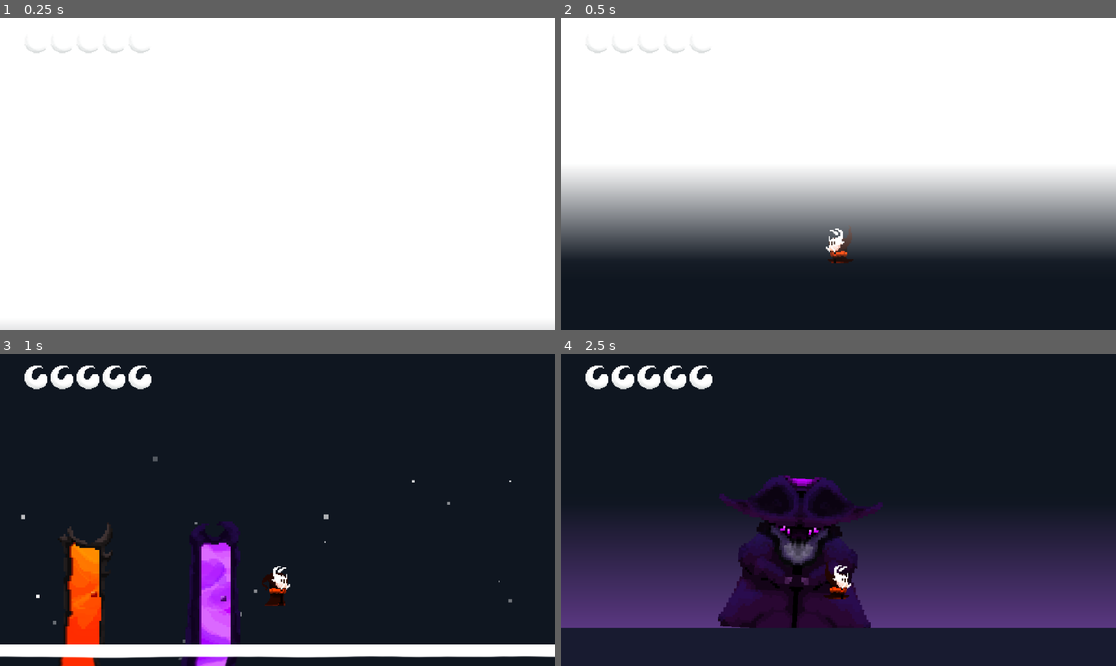
Above: before the commit, frames 1-4 (two rows, left to right).
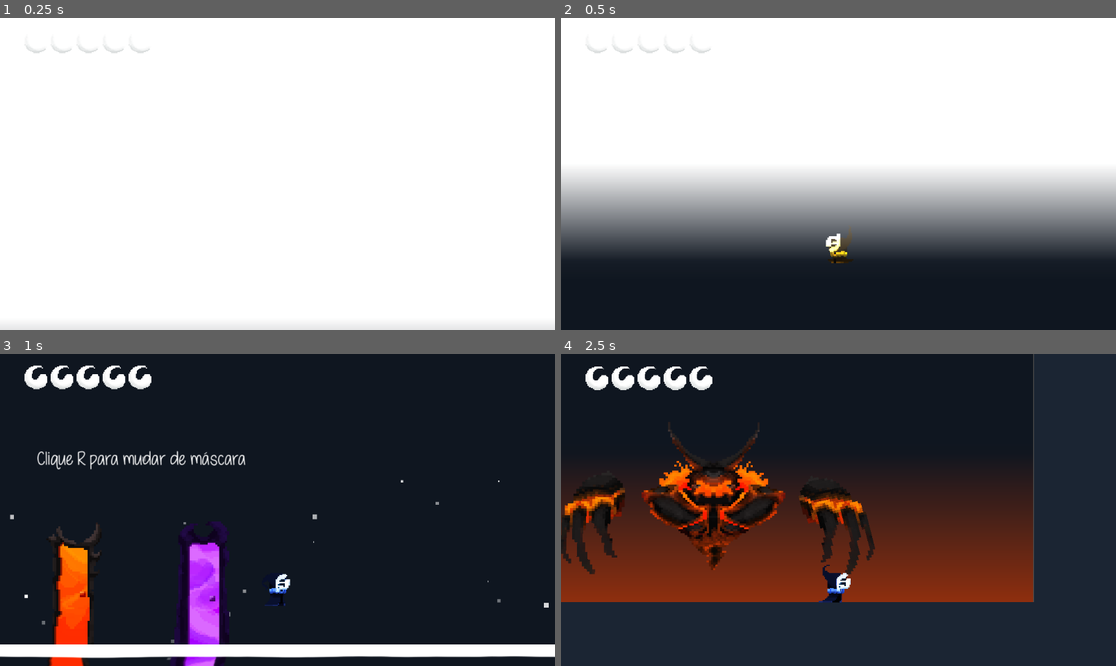
Above: after the commit, the same moments.

Repository: Paixonite/Maskara
Game: Godot game, scene res://Scenes/limbo.tscn
Same seed, same stepped clock (60 frames per second), same inputs: the game is played once before the commit and once after it. The project has no main scene, so this scene is started directly.
Inputs (mouse positions are in pixels of both pictures, inside the frame that each line leads up to):
- Up to frame 1 (0.25 s): no input
- Up to frame 2 (0.5 s): no input
- Up to frame 3 (1 s): move the mouse to (399, 494) at 0.52 s; hold Right (ui_right) from 0.53 s (still down); click (399, 494) at 0.6 s; tap Up (jump) at 0.77 s; tap R (switch, bound only after the commit) at 0.8 s
- Up to frame 4 (2.5 s): move the mouse to (727, 525) at 1.27 s; release Right (ui_right) at 1.28 s; hold Left (ui_left) 1.28-2.03 s; tap R (switch, bound only after the commit) at 1.35, 2.3 s; tap Up (jump) at 1.52 s; click (727, 525) at 1.55 s; move the mouse to (894, 441) at 2.02 s; hold Right (ui_right) from 2.03 s (still down); hold W (aim) from 2.03 s (still down)

Frame 1 is identical in both runs. In frame 2, 0.2% of the frame differs, in the area x 47-52%, y 67-79%; in frame 3, 6.0%; in frame 4, 43%, in the area x 0-100%, y 0-88%.

Commit message:
Add files via upload

Diff:
--- a/Scenes/Bosses/Anger_Boss/anger_attack.gd
+++ b/Scenes/Bosses/Anger_Boss/anger_attack.gd
@@ -8,6 +8,7 @@
 func _ready() -> void:
 	originalPosition = position
 	originalScale = scale
+	damageActive = false
 
 func _process(delta: float) -> void:
 	var parent = get_parent()
@@ -23,10 +24,12 @@
 func attack(target:Node2D) :
 	var tween = create_tween()
 	var parent = get_parent()
+	damageActive = true
 	tween.tween_property(self, "scale", scale*1.3, 0.01).set_trans(Tween.TRANS_SINE).set_ease(Tween.EASE_IN_OUT)
 	tween.tween_property(self, "scale", originalScale, 0.5).set_trans(Tween.TRANS_QUINT).set_ease(Tween.EASE_IN_OUT)
 	tween.tween_property(self, "global_position", Vector2(target.position.x, 560), 0.2).set_trans(Tween.TRANS_QUINT).set_ease(Tween.EASE_IN_OUT)
 	get_tree().create_timer(0.7).timeout.connect(func():
+		damageActive = false
 		get_parent().get_node("AudioStreamPlayer").stream = load("res://Sounds/explosion-312361.mp3")
 		get_parent().get_node("AudioStreamPlayer").play()
 		#if get_parent().camera_to_shake : get_parent().camera_to_shake.start_shake();
--- a/Scenes/Bosses/Anger_Boss/anger_boss.gd
+++ b/Scenes/Bosses/Anger_Boss/anger_boss.gd
@@ -5,7 +5,7 @@
 @export var frictionFactor: float = 0.9
 @export var speed: float = 100.0
 @export var speedLimit: float = 400.0
-@export var totalHealth: int = 60
+@export var totalHealth: int = 100
 @export var firePillars:PackedScene
 @export var fire:PackedScene
 
@@ -24,10 +24,12 @@
 var lastHand
 var yFactor = 0;
 
+
+
 var difficultFactor = 1
 
 func _ready() -> void:
-	health = totalHealth
+	health = 2
 	lastHand = rng.randi_range(0, 1)
 
 func _process(delta: float) -> void:
@@ -73,10 +75,26 @@
 
 
 	if health <= 0 :
+		if not $Roar.playing :
+			$Roar.play()
+		$Death.emitting = true
 		camera_to_shake.start_shake()
 		attacking = true
-		get_tree().create_timer(2).timeout.connect(func():
+		$Left.damageActive = false
+		$Right.damageActive = false
+		$DamageHitbox.damageableActive = false
+		get_tree().create_timer(6).timeout.connect(func():
+			vel.y += 10
+		)
+		get_parent().get_node("Mask").visible = true
+
+		get_tree().create_timer(8).timeout.connect(func():
+			get_parent().get_node("Mask").get_node("Sprite2D").visible = true
+			get_parent().get_node("Mask").get_node("CollisionShape2D").disabled = false
 			queue_free()
+		)
+		get_tree().create_timer(7).timeout.connect(func():
+			get_parent().get_node("Mask").get_node("CPUParticles2D").emitting = true
 		)
 
 func set_fire() :
--- a/Scenes/Bosses/Anger_Boss/anger_boss.tscn
+++ b/Scenes/Bosses/Anger_Boss/anger_boss.tscn
@@ -12,8 +12,10 @@
 [ext_resource type="Script" uid="uid://dig64xr3y0rcw" path="res://Scenes/Bosses/Anger_Boss/anger_boss.gd" id="12_oykgf"]
 [ext_resource type="AudioStream" uid="uid://cu4teb1cfd3uy" path="res://Sounds/Terraria Calamity Mod Music - _Unholy Insurgency_ - Theme of Providence, The Profaned God [6Q57JfIz2Mg].mp3" id="12_wm2br"]
 [ext_resource type="AudioStream" uid="uid://cvsw68ddh8xhh" path="res://Sounds/monster-roar_mixdown2-99874.mp3" id="13_d2gee"]
+[ext_resource type="Script" uid="uid://bkqvstbjqoufg" path="res://Scenes/Bosses/Anger_Boss/anger_mask.gd" id="14_44c7c"]
 [ext_resource type="Script" uid="uid://bi251fhfy5shg" path="res://Scenes/Bosses/Anger_Boss/damage_hitbox.gd" id="15_ai084"]
 [ext_resource type="Shader" uid="uid://5upu7klafshg" path="res://Shaders/flash.gdshader" id="15_cktsn"]
+[ext_resource type="Texture2D" uid="uid://fjtqdcfpbe0" path="res://Sprites/Masks/angry.png" id="15_y8tsx"]
 
 [sub_resource type="ShaderMaterial" id="ShaderMaterial_y8tsx"]
 shader = ExtResource("15_cktsn")
@@ -47,6 +49,8 @@
 
 [sub_resource type="GradientTexture2D" id="GradientTexture2D_44c7c"]
 gradient = SubResource("Gradient_oykgf")
+
+[sub_resource type="CircleShape2D" id="CircleShape2D_44c7c"]
 
 [node name="AngerBoss" type="Node2D" groups=["enemy"]]
 position = Vector2(-2, 0)
@@ -110,6 +114,19 @@
 [node name="Roar" type="AudioStreamPlayer" parent="Anger_Boss"]
 stream = ExtResource("13_d2gee")
 volume_db = -10.0
+
+[node name="Death" type="CPUParticles2D" parent="Anger_Boss"]
+z_index = -2
+position = Vector2(-1.2694732, 55.293133)
+emitting = false
+amount = 438
+emission_shape = 1
+emission_sphere_radius = 128.0
+orbit_velocity_min = -1.0
+orbit_velocity_max = 1.0
+scale_amount_min = 5.0
+scale_amount_max = 10.0
+color = Color(1, 0.3254902, 0, 1)
 
 [node name="Foreground" type="Node2D" parent="."]
 position = Vector2(244, 455)
@@ -187,3 +204,33 @@
 rotation = -1.5707964
 scale = Vector2(26.6, 21.720001)
 texture = SubResource("GradientTexture2D_44c7c")
+
+[node name="Mask" type="Area2D" parent="."]
+z_index = -1
+position = Vector2(403.00003, 405)
+scale = Vector2(3.7857985, 3.389803)
+script = ExtResource("14_44c7c")
+
+[node name="Sprite2D" type="Sprite2D" parent="Mask"]
+visible = false
+texture_filter = 1
+position = Vector2(-7.6602154, 1.7700148)
+texture = ExtResource("15_y8tsx")
+
+[node name="CPUParticles2D" type="CPUParticles2D" parent="Mask"]
+z_index = -2
+emitting = false
+amount = 1000
+lifetime = 5.41
+emission_shape = 1
+emission_sphere_radius = 7.6
+angular_velocity_min = -1.0
+angular_velocity_max = 1.0
+orbit_velocity_min = -1.0
+orbit_velocity_max = 1.0
+scale_amount_min = 2.0
+scale_amount_max = 8.0
+
+[node name="CollisionShape2D" type="CollisionShape2D" parent="Mask"]
+shape = SubResource("CircleShape2D_44c7c")
+disabled = true
--- /dev/null
+++ b/Scenes/Bosses/Anger_Boss/anger_mask.gd
@@ -0,0 +1,9 @@
+extends Mask
+var a = 0
+
+func _ready() -> void:
+	mask_value = MaskHolder.Masks.ANGRY
+
+func _process(delta: float) -> void:
+	position.y += cos(a)
+	a += 0.1
--- a/Scenes/Bosses/Fear_Boss/fear_boss.gd
+++ b/Scenes/Bosses/Fear_Boss/fear_boss.gd
@@ -19,7 +19,7 @@
 var difficultFactor = 1
 
 func _ready() -> void:
-	health = totalHealth
+	health = 2
 
 func _physics_process(delta: float) -> void:
 	if health <= totalHealth/2 and difficultFactor == 1:
@@ -30,20 +30,45 @@
 		camera_to_shake.start_shake()
 		attacking = false
 
-	#if not attacking:
-	acc.x += target.position.x-position.x
-	acc = acc.normalized()
-	vel += acc
-	vel *= 0.9
-	position += vel*difficultFactor
-	rotate(deg_to_rad(acc.x/5.0))
-	rotation_degrees = clampf(rotation_degrees, deg_to_rad(-180), deg_to_rad(180))
+	if not attacking:
+		acc.x += target.position.x-position.x
+		acc = acc.normalized()
+		vel += acc
+		vel *= 0.9
+		position += vel*difficultFactor
+		rotate(deg_to_rad(acc.x/5.0))
+		rotation_degrees = clampf(rotation_degrees, deg_to_rad(-180), deg_to_rad(180))
+
+	position.y+=vel.y
 
 	timer += delta
 	if floor(timer) - aux == 1.0:
 		aux = floor(timer)
 		if int(fmod(timer, 1.0)) == 0:
 			attack()
+
+	if health <= 0 :
+		if not $Roar.playing and !get_parent().get_node("Mask").visible:
+			$Roar.play()
+		$Death.emitting = true
+		camera_to_shake.start_shake()
+		attacking = true
+		$Hat.damageableActive = false
+
+		get_tree().create_timer(2).timeout.connect(func():
+			vel.y = 10
+		)
+
+		get_parent().get_node("Mask").visible = true
+
+		get_tree().create_timer(6).timeout.connect(func():
+			get_parent().get_node("Mask").get_node("Sprite2D").visible = true
+			get_parent().get_node("Mask").get_node("CollisionShape2D").disabled = false
+			queue_free()
+		)
+		get_tree().create_timer(4).timeout.connect(func():
+			get_parent().get_node("Mask").get_node("CPUParticles2D").emitting = true
+		)
 
 func attack() :
 	if attacking :
--- a/Scenes/Bosses/Fear_Boss/fear_boss.tscn
+++ b/Scenes/Bosses/Fear_Boss/fear_boss.tscn
@@ -9,6 +9,8 @@
 [ext_resource type="Script" uid="uid://cfk1mfgnwu7th" path="res://Scenes/Bosses/Fear_Boss/fear_boss.gd" id="12_nh0no"]
 [ext_resource type="Texture2D" uid="uid://ty0e5ws6cgy5" path="res://Sprites/fear_boss.png" id="13_0a4ef"]
 [ext_resource type="Script" uid="uid://djltdutdglfov" path="res://Scenes/Bosses/Fear_Boss/head.gd" id="13_6cg8m"]
+[ext_resource type="Script" uid="uid://ccxc5o1lctvya" path="res://Scenes/Bosses/Fear_Boss/fear_mask.gd" id="13_yqhjx"]
+[ext_resource type="Texture2D" uid="uid://6sabkr06ap5r" path="res://Sprites/Masks/fear.png" id="14_xh1yx"]
 [ext_resource type="Texture2D" uid="uid://dt80nfjyk0coc" path="res://Sprites/fear_boss_hat.png" id="14_yqhjx"]
 [ext_resource type="PackedScene" uid="uid://ddwwr37r2obqg" path="res://Scenes/Instances/pit_ball.tscn" id="15_jyq6w"]
 [ext_resource type="Shader" uid="uid://5upu7klafshg" path="res://Shaders/flash.gdshader" id="17_vivgl"]
@@ -21,6 +23,11 @@
 [sub_resource type="RectangleShape2D" id="RectangleShape2D_jyq6w"]
 size = Vector2(67.5, 34.42308)
 
+[sub_resource type="Gradient" id="Gradient_0a4ef"]
+
+[sub_resource type="Gradient" id="Gradient_yqhjx"]
+colors = PackedColorArray(0.427493, 0.42749307, 0.42749307, 1, 1, 1, 1, 1)
+
 [sub_resource type="Gradient" id="Gradient_0er1k"]
 offsets = PackedFloat32Array(1)
 colors = PackedColorArray(0.0976379, 0.106673785, 0.18968946, 1)
@@ -40,6 +47,8 @@
 
 [sub_resource type="Gradient" id="Gradient_nh0no"]
 colors = PackedColorArray(1, 1, 1, 0.078431375, 1, 1, 1, 1)
+
+[sub_resource type="CircleShape2D" id="CircleShape2D_jyq6w"]
 
 [node name="FearBoss" type="Node2D"]
 script = ExtResource("1_kqa3a")
@@ -82,6 +91,34 @@
 
 [node name="Roar" type="AudioStreamPlayer" parent="Fear_Boss"]
 stream = ExtResource("11_nh0no")
+
+[node name="Aura" type="CPUParticles2D" parent="Fear_Boss"]
+z_index = -1
+amount = 328
+lifetime = 231.25
+emission_shape = 1
+emission_sphere_radius = 39.05
+gravity = Vector2(0, 0)
+orbit_velocity_min = -0.5
+orbit_velocity_max = 0.5
+scale_amount_min = 5.0
+scale_amount_max = 15.0
+color = Color(0.5372549, 0, 1, 1)
+color_initial_ramp = SubResource("Gradient_0a4ef")
+
+[node name="Death" type="CPUParticles2D" parent="Fear_Boss"]
+z_index = -2
+position = Vector2(-6.1035153e-06, 11.4)
+emitting = false
+amount = 100
+emission_shape = 1
+emission_sphere_radius = 36.6
+orbit_velocity_min = -0.2
+orbit_velocity_max = 0.2
+scale_amount_min = 15.0
+scale_amount_max = 30.0
+color = Color(0.59607846, 0, 1, 1)
+color_initial_ramp = SubResource("Gradient_yqhjx")
 
 [node name="Foreground" type="Node2D" parent="."]
 
@@ -157,3 +194,34 @@
 [node name="AudioStreamPlayer" type="AudioStreamPlayer" parent="."]
 stream = ExtResource("11_aum8m")
 volume_db = -15.0
+
+[node name="Mask" type="Area2D" parent="."]
+visible = false
+z_index = -1
+position = Vector2(403.00003, 107.99994)
+scale = Vector2(3.7857985, 3.389803)
+script = ExtResource("13_yqhjx")
+
+[node name="Sprite2D" type="Sprite2D" parent="Mask"]
+visible = false
+texture_filter = 1
+position = Vector2(-7.6602154, 1.7700148)
+texture = ExtResource("14_xh1yx")
+
+[node name="CPUParticles2D" type="CPUParticles2D" parent="Mask"]
+z_index = -2
+emitting = false
+amount = 1000
+lifetime = 5.41
+emission_shape = 1
+emission_sphere_radius = 7.6
+angular_velocity_min = -1.0
+angular_velocity_max = 1.0
+orbit_velocity_min = -1.0
+orbit_velocity_max = 1.0
+scale_amount_min = 2.0
+scale_amount_max = 8.0
+
+[node name="CollisionShape2D" type="CollisionShape2D" parent="Mask"]
+shape = SubResource("CircleShape2D_jyq6w")
+disabled = true
--- /dev/null
+++ b/Scenes/Bosses/Fear_Boss/fear_mask.gd
@@ -0,0 +1,9 @@
+extends Mask
+var a = 0
+
+func _ready() -> void:
+	mask_value = MaskHolder.Masks.FEAR
+
+func _process(delta: float) -> void:
+	position.y += cos(a)
+	a += 0.1
--- a/Scenes/Bosses/player_area_2d.gd
+++ b/Scenes/Bosses/player_area_2d.gd
@@ -9,9 +9,13 @@
 				#print("porta")
 				get_tree().change_scene_to_file(lastAreaEntereded.scene)
 
-		if lastAreaEntereded is Damage :
+		if lastAreaEntereded is Damage and lastAreaEntereded.damageActive and !get_parent().healthManager.cooldown:
 			$AudioStreamPlayer.play()
 			get_parent().healthManager.damage(1)
+
+		if lastAreaEntereded is Mask :
+			MaskHolder.addMask(lastAreaEntereded.mask_value)
+			get_tree().change_scene_to_file("res://Scenes/limbo.tscn")
 
 func _on_area_entered(area: Area2D) -> void:
 	lastAreaEntereded = area
--- a/Scenes/Instances/player.tscn
+++ b/Scenes/Instances/player.tscn
@@ -1,8 +1,9 @@
-[gd_scene load_steps=31 format=3 uid="uid://byklja0xvswjw"]
+[gd_scene load_steps=32 format=3 uid="uid://byklja0xvswjw"]
 
 [ext_resource type="Script" uid="uid://6enirma81lsk" path="res://Scripts/player.gd" id="1_qojvu"]
 [ext_resource type="PackedScene" uid="uid://cfec3fl5fawvl" path="res://Scenes/Instances/projectile.tscn" id="2_hptp8"]
 [ext_resource type="Texture2D" uid="uid://djfsfs0hsbkba" path="res://Sprites/Masks/happy.png" id="2_qqbq4"]
+[ext_resource type="Script" uid="uid://b8566r7stdfbo" path="res://Scripts/mask_holder.gd" id="2_ywb2l"]
 [ext_resource type="Script" uid="uid://dwvg7krbkbpxb" path="res://Scripts/mask.gd" id="3_o2aym"]
 [ext_resource type="Shader" uid="uid://g7jtqkcfuxs3" path="res://Shaders/player.gdshader" id="4_qqbq4"]
 [ext_resource type="Texture2D" uid="uid://bukx1ehe7d2i8" path="res://Sprites/walk_cycle-Sheet.png" id="5_se8hx"]
@@ -18,7 +19,7 @@
 
 [sub_resource type="ShaderMaterial" id="ShaderMaterial_vivgl"]
 shader = ExtResource("4_qqbq4")
-shader_parameter/tint_value = Vector3(2, 0, 1)
+shader_parameter/tint_value = Vector3(0, 0, 0)
 shader_parameter/intensity = 1.0
 shader_parameter/threshold = 38.1030018098925
 shader_parameter/weighted = true
@@ -26,21 +27,21 @@
 [sub_resource type="ShaderMaterial" id="ShaderMaterial_xfps8"]
 shader = ExtResource("4_qqbq4")
 shader_parameter/tint_value = Vector3(0, 0, 0)
-shader_parameter/intensity = 0.15
+shader_parameter/intensity = 1.0
 shader_parameter/threshold = 0.0
 shader_parameter/weighted = true
 
 [sub_resource type="ShaderMaterial" id="ShaderMaterial_qqbq4"]
 shader = ExtResource("4_qqbq4")
 shader_parameter/tint_value = Vector3(0, 0, 0)
-shader_parameter/intensity = 0.15
+shader_parameter/intensity = 1.0
 shader_parameter/threshold = 0.0
 shader_parameter/weighted = true
 
 [sub_resource type="ShaderMaterial" id="ShaderMaterial_o2aym"]
 shader = ExtResource("4_qqbq4")
-shader_parameter/tint_value = Vector3(0, 0, 0)
-shader_parameter/intensity = 0.15
+shader_parameter/tint_value = Vector3(3, 3, 3)
+shader_parameter/intensity = 1.0
 shader_parameter/threshold = 0.0
 shader_parameter/weighted = true
 
@@ -166,16 +167,17 @@
 size = Vector2(163.88895, 179.44434)
 
 [node name="Player" type="CharacterBody2D" node_paths=PackedStringArray("animations", "animationAttack", "healthManager")]
+z_index = 1
 rotation = -3.1415925
 scale = Vector2(0.36, -0.36)
 script = ExtResource("1_qojvu")
 animations = NodePath("AnimationPlayer")
 animationAttack = NodePath("AnimationAttack")
 healthManager = NodePath("HealthManager")
+maskHolder = ExtResource("2_ywb2l")
 projectile_scene = ExtResource("2_hptp8")
 frictionFactor = 0.5
 gravityFactor = 1.1
-mask = 2
 
 [node name="Pivot" type="Node2D" parent="."]
 
--- a/Scenes/intro.gd
+++ b/Scenes/intro.gd
@@ -6,9 +6,12 @@
 
 func _ready() -> void:
 	var p = player.instantiate()
+	p.get_node("Pivot").get_node("Falling").visible = true
+
 	p.position = Vector2(600, 300)
 	p.unmasked = true
 	add_child(p)
+	p.setSpriteTint(3, 3, 3)
 
 	var c = camera.instantiate()
 	add_child(c)
--- a/Scenes/intro.tscn
+++ b/Scenes/intro.tscn
@@ -87,6 +87,7 @@
 hue_variation_max = 1.0
 
 [node name="Background" type="Sprite2D" parent="."]
+z_index = -1
 scale = Vector2(104.386955, -95.67205)
 texture = SubResource("GradientTexture2D_geirw")
 
@@ -111,27 +112,27 @@
 [node name="Control3" type="Control" parent="Control"]
 visible = false
 anchors_preset = 0
-offset_left = -18.0
+offset_left = 13.0
 offset_top = 8.0
-offset_right = 22.0
+offset_right = 53.0
 offset_bottom = 48.0
 
 [node name="Label" type="Label" parent="Control/Control3"]
 layout_mode = 0
-offset_left = 494.0
-offset_top = 139.0
-offset_right = 707.0
+offset_left = 453.0
+offset_top = 139.0
+offset_right = 666.0
 offset_bottom = 177.0
-text = "Levanta-te, "
+text = "Acorde, "
 label_settings = SubResource("LabelSettings_hwjxs")
 horizontal_alignment = 1
 vertical_alignment = 1
 
 [node name="Label2" type="Label" parent="Control/Control3"]
 layout_mode = 0
-offset_left = 686.0
+offset_left = 617.0
 offset_top = 140.0
-offset_right = 732.0
+offset_right = 663.0
 offset_bottom = 178.0
 text = "Ego"
 label_settings = SubResource("LabelSettings_b26wi")
@@ -187,8 +188,8 @@
 [node name="Control" type="Control" parent="Control"]
 visible = false
 anchors_preset = 0
-offset_left = -21.0
-offset_right = 19.0
+offset_left = 167.0
+offset_right = 207.0
 offset_bottom = 40.0
 
 [node name="Label4" type="Label" parent="Control/Control"]
@@ -197,16 +198,15 @@
 offset_top = 139.0
 offset_right = 1011.0
 offset_bottom = 194.0
-text = "Leve a Máscara do           e a Máscara da                   contigo"
-label_settings = SubResource("LabelSettings_hwjxs")
-horizontal_alignment = 1
+text = "Leve           e                   contigo"
+label_settings = SubResource("LabelSettings_hwjxs")
 vertical_alignment = 1
 
 [node name="Label5" type="Label" parent="Control/Control"]
 layout_mode = 0
-offset_left = 127.0
-offset_top = 139.0
-offset_right = 909.0
+offset_left = -58.0
+offset_top = 139.0
+offset_right = 724.0
 offset_bottom = 194.0
 text = "Júbilo"
 label_settings = SubResource("LabelSettings_geirw")
@@ -215,10 +215,10 @@
 
 [node name="Label6" type="Label" parent="Control/Control"]
 layout_mode = 0
-offset_left = 456.0
-offset_top = 139.0
-offset_right = 1238.0
-offset_bottom = 194.0
+offset_left = 78.0
+offset_top = 140.0
+offset_right = 860.0
+offset_bottom = 195.0
 text = "Melancolia"
 label_settings = SubResource("LabelSettings_rsiac")
 horizontal_alignment = 1
--- a/Scenes/limbo.gd
+++ b/Scenes/limbo.gd
@@ -14,3 +14,6 @@
 	c.get_child(0).health = p.healthManager
 
 	$AudioStreamPlayer.play()
+	get_tree().create_timer(3).timeout.connect(func():
+		$Control.visible = false
+	)
--- a/Scenes/limbo.tscn
+++ b/Scenes/limbo.tscn
@@ -12,6 +12,7 @@
 [ext_resource type="AudioStream" uid="uid://dnjc3f60nua2e" path="res://Sounds/Terraria Calamity Mod Music - _wasteland_ - Theme of The Sulphurous Sea [ASIPPu_LXmY].mp3" id="10_q76l4"]
 [ext_resource type="Shader" uid="uid://bp76guefuojvx" path="res://Shaders/refletion.gdshader" id="11_r4647"]
 [ext_resource type="Script" uid="uid://bxmdoblxbghk1" path="res://Scripts/reflection.gd" id="11_xfhat"]
+[ext_resource type="FontFile" uid="uid://d4cqk1e4cnqho" path="res://Fonts/KGLoveMolly.ttf" id="13_b4msk"]
 
 [sub_resource type="Gradient" id="Gradient_8gyts"]
 offsets = PackedFloat32Array(0.013333334, 0.093333334)
@@ -59,9 +60,13 @@
 shader_parameter/speed = Vector2(0.03, 0.07)
 shader_parameter/wave_strength = 1.4
 shader_parameter/scale_y = 872.115
-shader_parameter/y_zoom = 0.35049382
+shader_parameter/y_zoom = 1.1
 
 [sub_resource type="CanvasTexture" id="CanvasTexture_q76l4"]
+
+[sub_resource type="LabelSettings" id="LabelSettings_jf8pu"]
+font = ExtResource("13_b4msk")
+font_size = 36
 
 [node name="Limbo" type="Node2D"]
 script = ExtResource("1_gdu24")
@@ -211,3 +216,18 @@
 scale = Vector2(3294, 317)
 texture = SubResource("CanvasTexture_q76l4")
 script = ExtResource("11_xfhat")
+
+[node name="Control" type="Control" parent="."]
+layout_mode = 3
+anchors_preset = 0
+offset_right = 40.0
+offset_bottom = 40.0
+
+[node name="Label" type="Label" parent="Control"]
+layout_mode = 0
+offset_left = 184.0
+offset_top = 292.0
+offset_right = 618.0
+offset_bottom = 330.0
+text = "Clique R para mudar de máscara"
+label_settings = SubResource("LabelSettings_jf8pu")
--- a/Scripts/attack_hitbox.gd
+++ b/Scripts/attack_hitbox.gd
@@ -10,5 +10,5 @@
 		lastAreaEntered = null
 
 func _on_area_entered(area: Area2D) -> void:
-		if area is Damageable :
+		if area is Damageable and area.damageableActive:
 			lastAreaEntered = area
--- a/Scripts/boss.gd
+++ b/Scripts/boss.gd
@@ -2,10 +2,6 @@
 
 var health:float
 
-func _process(delta: float) -> void:
-	if health == 0 :
-		queue_free()
-
 func take_damage(damage:float) :
 	health -= damage
 	print(health)
--- a/Scripts/damageable.gd
+++ b/Scripts/damageable.gd
@@ -1,4 +1,6 @@
 class_name Damageable extends Area2D
+
+var damageableActive = true
 
 func _process(delta: float) -> void:
 	var material = $Sprite2D.material
--- a/Scripts/health.gd
+++ b/Scripts/health.gd
@@ -24,8 +24,8 @@
 	else :
 		a = 0
 		player.setSpriteTintVector(originalTint)
-		material_Walk.set_shader_parameter("intensity", lerpf(material_Walk.get_shader_parameter("intensity"), 0.15, 0.2))
-		material_Idle.set_shader_parameter("intensity", lerpf(material_Idle.get_shader_parameter("intensity"), 0.15, 0.2))
+		material_Walk.set_shader_parameter("intensity", lerpf(material_Walk.get_shader_parameter("intensity"), 1, 0.2))
+		material_Idle.set_shader_parameter("intensity", lerpf(material_Idle.get_shader_parameter("intensity"), 1, 0.2))
 
 func damage(amount : int) :
 	var player = get_parent()
@@ -44,7 +44,7 @@
 	cooldown = false
 
 	player.setSpriteTintVector(originalTint)
-	material_Walk.set_shader_parameter("intensity", 0.15)
-	material_Idle.set_shader_parameter("intensity", 0.15)
+	material_Walk.set_shader_parameter("intensity", 1)
+	material_Idle.set_shader_parameter("intensity", 1)
 func heal (amount : int) :
 	currentHealth+=amount
--- /dev/null
+++ b/Scripts/mask_class.gd
@@ -0,0 +1,3 @@
+class_name Mask extends Area2D
+
+var mask_value
--- /dev/null
+++ b/Scripts/mask_holder.gd
@@ -0,0 +1,18 @@
+extends Node
+
+enum Masks { HAPPY, SAD, ANGRY, SURPRISE, FEAR, LOVE }
+var currentMask = Masks.HAPPY
+var masks = []
+var index = 0
+
+func _ready() -> void:
+	masks.append(Masks.HAPPY)
+	masks.append(Masks.SAD)
+	currentMask = Masks.HAPPY
+
+func cycle() :
+	index = fmod((index+1+masks.size()), masks.size())
+	currentMask = masks[index]
+
+func addMask(mask) :
+	masks.append(mask)
--- a/Scripts/player.gd
+++ b/Scripts/player.gd
@@ -3,6 +3,7 @@
 @export var animations:AnimationPlayer
 @export var animationAttack:AnimationPlayer
 @export var healthManager:Node2D
+@export var maskHolder:Script
 @export var projectile_scene: PackedScene
 @export var SPEED = 500.0
 @export var JUMP_VELOCITY_STEP = 30
@@ -11,7 +12,7 @@
 @export var gravityFactor = 0.9
 
 enum Masks { HAPPY, SAD, ANGRY, SURPRISE, FEAR, LOVE }
-@export var mask : Masks
+var mask
 
 var acceleration
 var jump_power_initial = -600
@@ -35,8 +36,9 @@
 var a = 0
 
 func _process(delta: float) -> void:
-	setSpriteTint(1, 1, 1)
 	if not unmasked :
+		setSpriteTint(1, 1, 1)
+		mask = MaskHolder.currentMask
 		$Pivot/Mask.visible = true
 		if mask == Masks.HAPPY :
 			$Pivot/Mask.texture = load("res://Sprites/Masks/happy.png")
@@ -57,7 +59,7 @@
 			setSpriteTint(2, 0.3, 0)
 			SPEED = 600
 			attackType = AttackType.FISICO
-			physical_attack_cooldown = 0.4
+			physical_attack_cooldown = 0.6
 			damage = 2
 		if mask == Masks.SURPRISE :
 			$Pivot/Mask.texture = load("res://Sprites/Masks/surprise.png")
@@ -105,6 +107,8 @@
 			AttackType.FISICO: _do_attack_fisico()
 			AttackType.PROJETIL: _do_attack_projetil()
 
+	if Input.is_action_just_pressed("switch") :
+		MaskHolder.cycle()
 	if healthManager.currentHealth <= 0 :
 		get_tree().change_scene_to_file("res://Scenes/limbo.tscn")
 
--- a/project.godot
+++ b/project.godot
@@ -12,6 +12,10 @@
 
 config/name="Masker Main"
 config/features=PackedStringArray("4.5", "Forward Plus")
+
+[autoload]
+
+MaskHolder="*res://Scripts/mask_holder.gd"
 
 [input]
 
@@ -63,3 +67,9 @@
 , Object(InputEventJoypadMotion,"resource_local_to_scene":false,"resource_name":"","device":-1,"axis":1,"axis_value":-1.0,"script":null)
 ]
 }
+switch={
+"deadzone": 0.2,
+"events": [Object(InputEventKey,"resource_local_to_scene":false,"resource_name":"","device":-1,"window_id":0,"alt_pressed":false,"shift_pressed":false,"ctrl_pressed":false,"meta_pressed":false,"pressed":false,"keycode":0,"physical_keycode":82,"key_label":0,"unicode":114,"location":0,"echo":false,"script":null)
+, Object(InputEventJoypadButton,"resource_local_to_scene":false,"resource_name":"","device":-1,"button_index":1,"pressure":0.0,"pressed":false,"script":null)
+]
+}
Not shown: 1 places in Scenes/Bosses/Anger_Boss/anger_boss.tscn that only renumber resources
Not shown, added: Scenes/Bosses/Anger_Boss/anger_mask.gd.uid
Not shown: 1 places in Scenes/Bosses/Fear_Boss/fear_boss.tscn that only renumber resources
Not shown, added: Scenes/Bosses/Fear_Boss/fear_mask.gd.uid
Not shown: 1 places in Scenes/limbo.tscn that only renumber resources
Not shown, added: Scripts/mask_class.gd.uid
Not shown, added: Scripts/mask_holder.gd.uid
